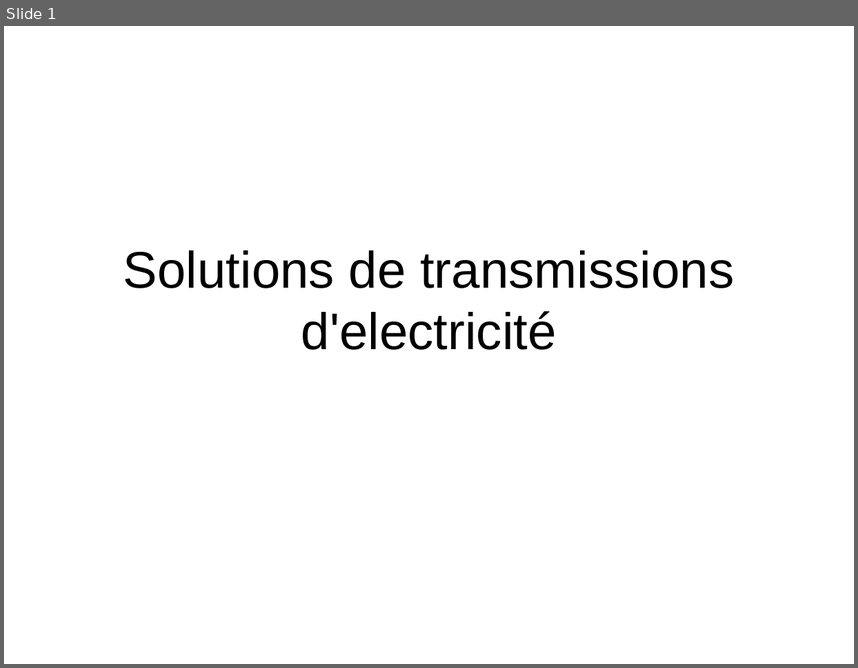
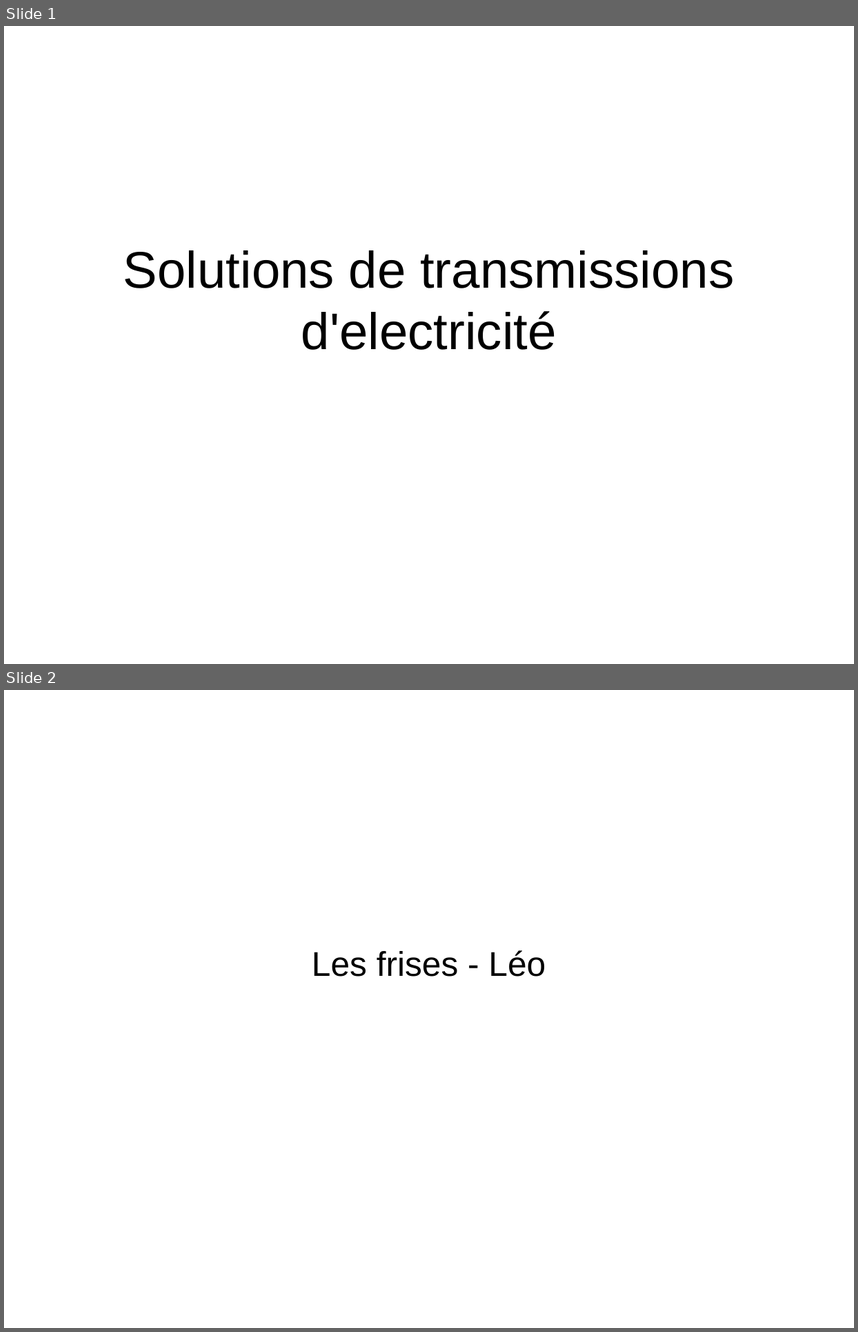
Before and after one commit to traxys/TPE, a slide deck: presentationOrale.odp. Shown one above the other, each under a label of ours: slide 1 before the commit, slides 1 and 2 after it. The pictures are 858x668 and 858x1332 pixels, drawn with LibreOffice and Linux fonts; fonts in the diff are those of the drawing. Boxes give left, top, right and bottom in pixels: in the first picture for what was removed or moved away, otherwise in the second. Text is boxed around its words. In the diff, an @@ line names an element or a change of style, - is before the commit and + after.

```diff
--- a/presentationOrale.odp
+++ b/presentationOrale.odp
@@ slide 2 added at (4, 690, 854, 1328), background #FFFFFF @@
@@ subtitle added at (312, 950, 546, 976), 32 pt, text #000000 @@
+Les frises - Léo
```
Also in this commit, not shown: 9 other slides added, 2 other files.
